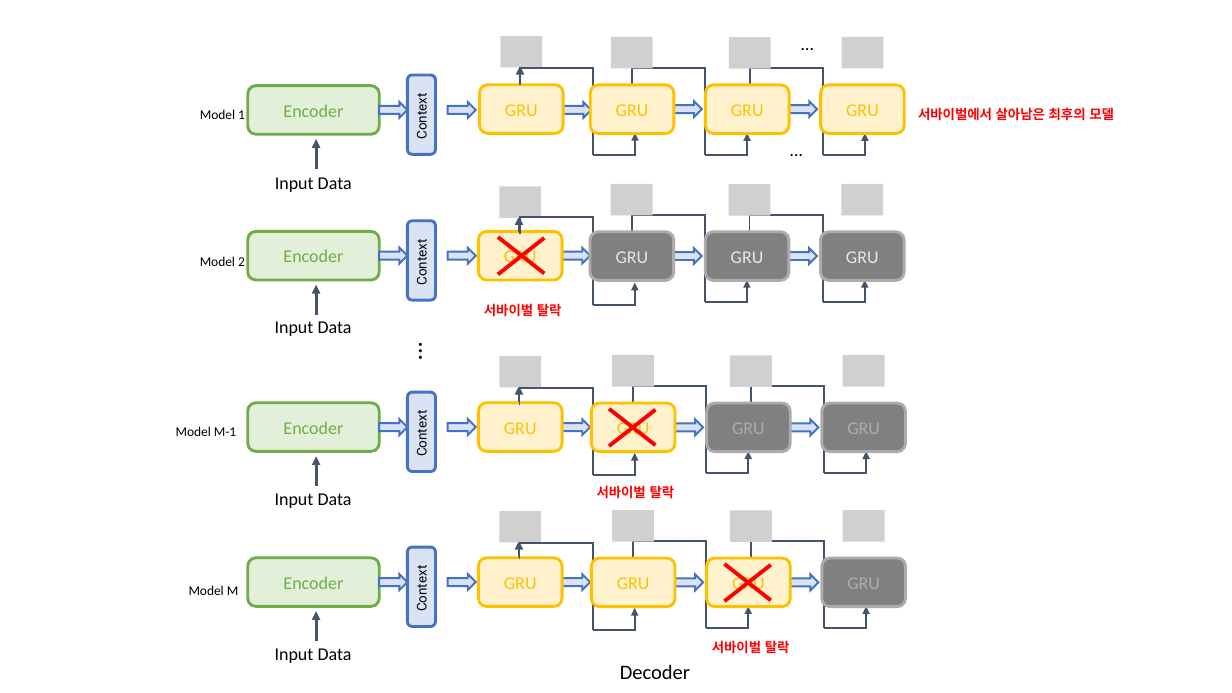
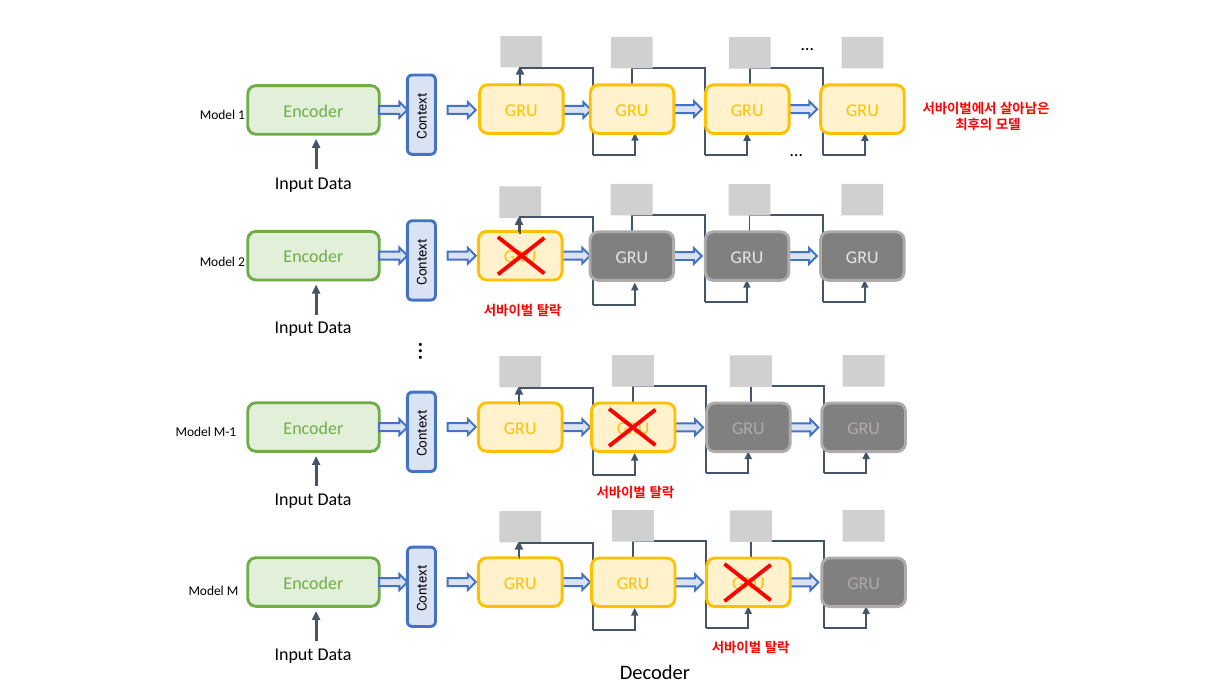
Before and after one commit to aaajeong/Time-Step-Ensemble-in-Arithmetic, a slide deck: slide 3 of 개인미팅준비.pptx. Drawn at 1232x693 pixels with LibreOffice and Linux fonts; fonts in the diff are those of the drawing; grey boxes stand for pictures. Boxes give left, top, right and bottom in pixels: in the first picture for what was removed or moved away, otherwise in the second. Text is boxed around its words. In the diff, an @@ line names an element or a change of style, - is before the commit and + after.

```diff
--- a/개인미팅준비.pptx
+++ b/개인미팅준비.pptx
@@ text at <box>923,101,1049,131</box>: text changed @@
-서바이벌에서 살아남은 최후의 모델
+서바이벌에서 살아남은
+최후의 모델
```
Also in this commit, not shown: 1 other slide changed, 3 slides added, 37 other files.
